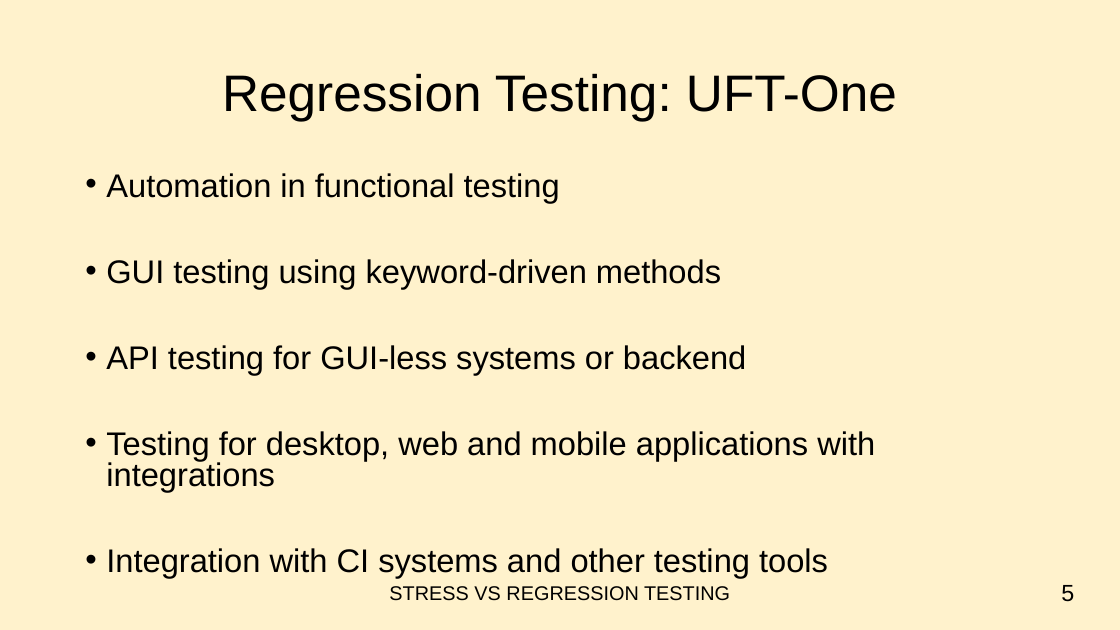
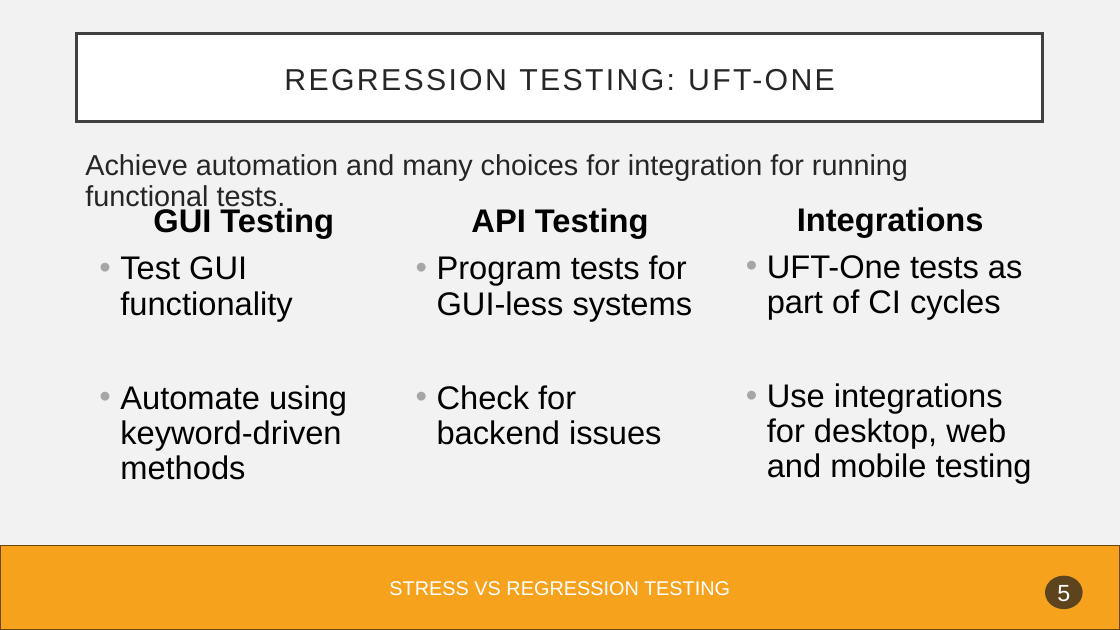
Before and after one commit to FotisFarm/PT_Test, a slide deck: slide 6 of Exercise_4/Ex4.pptx. Drawn at 1120x630 pixels with LibreOffice and Linux fonts; fonts in the diff are those of the drawing. Boxes give left, top, right and bottom in pixels: in the first picture for what was removed or moved away, otherwise in the second. Text is boxed around its words. In the diff, an @@ line names an element or a change of style, - is before the commit and + after.

Commit message:
Update Ex4

```diff
--- a/Exercise_4/Ex4.pptx
+++ b/Exercise_4/Ex4.pptx
@@ background #FFF2CC to #F2F2F2 @@
@@ rectangle "REGRESSION TESTING: UFT-ONE": place and size @@
-rectangle "REGRESSION TESTING: UFT-ONE" at box(222, 73, 897, 121)
+rectangle "REGRESSION TESTING: UFT-ONE" at box(77, 34, 1044, 122)
@@ rectangle "REGRESSION TESTING: UFT-ONE" at box(77, 34, 1044, 122): fill none to #FFFFFF; outline none to #404040 2.5 pt @@
@@ text in rectangle at box(284, 69, 835, 91): text changed; size 44 to 25.9 pt; text colour #000000 to #262626 @@
-Regression Testing: UFT-One
+REGRESSION TESTING: UFT-ONE
@@ text at box(85, 154, 908, 211): text changed; size 28 to 24.6 pt; text colour #000000 to #262626 @@
-• Automation in functional testing
-• GUI testing using keyword-driven methods
-• API testing for GUI-less systems or backend
-• Testing for desktop, web and mobile applications with integrations
-• Integration with CI systems and other testing tools
+Achieve automation and many choices for integration for running functional tests.
@@ text added at box(120, 206, 347, 480), 28 pt, text #000000 @@
+GUI Testing
+• Test GUI functionality
+• Automate using keyword-driven methods
@@ text added at box(437, 208, 693, 445), 28 pt, text #000000 @@
+API Testing
+• Program tests for GUI-less systems
+• Check for backend issues
@@ text added at box(767, 207, 1032, 483), 28 pt, text #000000 @@
+Integrations
+• UFT-One tests as part of CI cycles
+• Use integrations for desktop, web and mobile testing
@@ rectangle added at box(0, 545, 1120, 630), fill #F6A21D, outline #6C470D 1 pt @@
@@ text "STRESS VS REGRESSION TESTING" at box(389, 581, 730, 596): text colour #000000 to #FFFFFF @@
@@ ellipse "5": place and size @@
-ellipse "5" at box(1061, 585, 1074, 602)
+ellipse "5" at box(1045, 576, 1083, 609)
@@ ellipse "5" at box(1045, 576, 1083, 609): text colour #000000 to #FFFFFF; alignment right to centre; fill none to #1D1D1D at 70% opacity @@
```
Also in this commit, not shown: 9 other slides changed.
